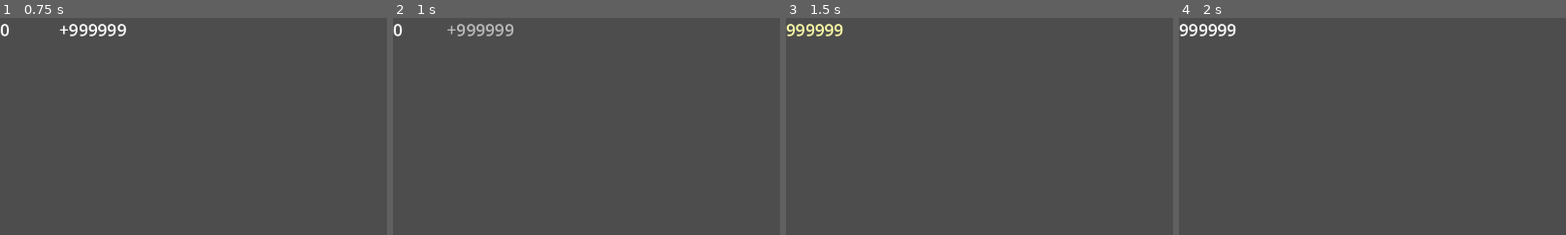
Above: before the commit, frames 1-4 (left to right).
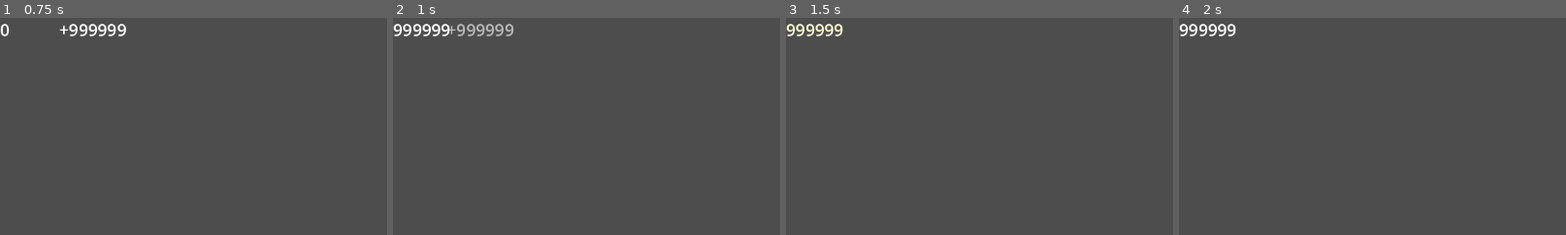
Above: after the commit, the same moments.

Repository: poga/dark-sea
Game: Godot game, scene res://scenes/components/NumberLabel/NumberLabel.tscn
The game is run twice, just before and just after one commit, with the same random seed, the same clock (stepped at 60 frames per second) and the same inputs. The project has no main scene, so this scene is started directly.
Inputs (mouse positions are % of the whole screen's width and height, from its top left):
- Up to frame 1 (0.75 s): tap Enter at 0.5 s; move the mouse to (72, 45) at 0.52 s; hold Shift from 0.53 s (still down); click (72, 45) at 0.67 s
- Up to frame 2 (1 s): keep holding Shift
- Up to frame 3 (1.5 s): release Shift at 1.25 s; drag from (30, 55) to (45, 70) at 1.27 s
- Up to frame 4 (2 s): no input
The pictures show only the part of the screen within x 0-50%, y 0-50%; the shares and areas given below are measured in that part.

Frame 1 is identical in both runs. In frame 2, 0.5% of the frame differs, in the area x 0-15%, y 2-9%; in frame 3, 0.3%; in frame 4, nothing differs.

Commit message:
import gut and tweak tween

Diff:
--- a/scenes/components/NumberLabel/number_label.gd
+++ b/scenes/components/NumberLabel/number_label.gd
@@ -46,10 +46,10 @@
 	if _pending_change == 0:
 		delta_value_update_finished.emit(value)
 		await get_tree().create_timer(0.3).timeout
-		_tween_delta_label_fade_out()
-		await get_tree().create_timer(0.5).timeout
 		value += _accumulated_change
 		update_label()
+		_tween_delta_label_fade_out()
+		await get_tree().create_timer(0.45).timeout
 		_tween_value_label_color()
 		$DeltaLabel.text = ""
 		$DeltaLabel.visible = false
Not shown, added: addons/gut/GutScene.gd.uid
Not shown, added: addons/gut/UserFileViewer.gd.uid
Not shown, added: addons/gut/autofree.gd.uid
Not shown, added: addons/gut/awaiter.gd.uid
Not shown, added: addons/gut/cli/change_project_warnings.gd.uid
Not shown, added: addons/gut/cli/gut_cli.gd.uid
Not shown, added: addons/gut/cli/optparse.gd.uid
Not shown, added: addons/gut/collected_script.gd.uid
Not shown, added: addons/gut/collected_test.gd.uid
Not shown, added: addons/gut/comparator.gd.uid
Not shown, added: addons/gut/compare_result.gd.uid
Not shown, added: addons/gut/diff_formatter.gd.uid
(and 76 more such lines)
